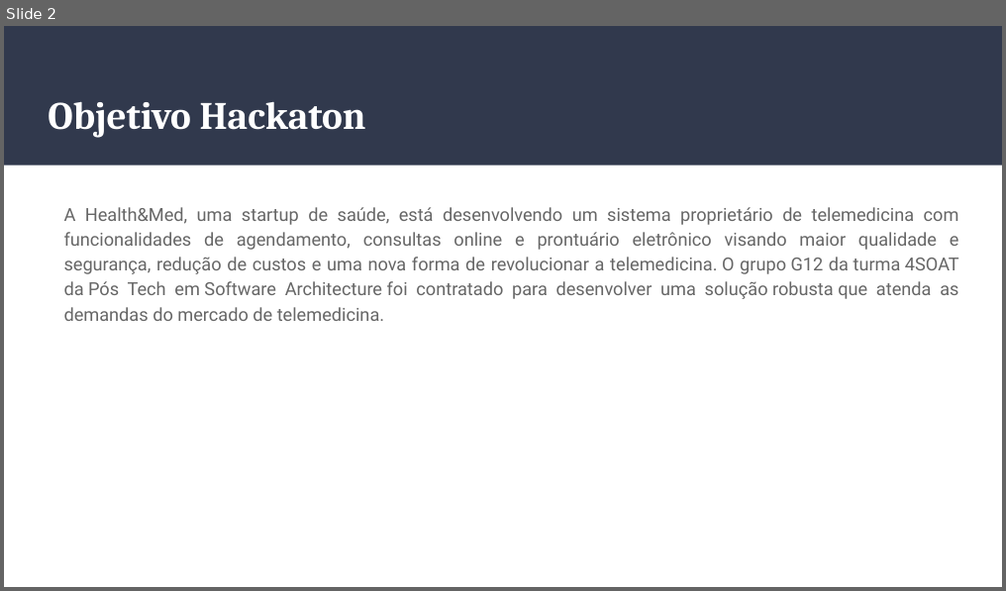
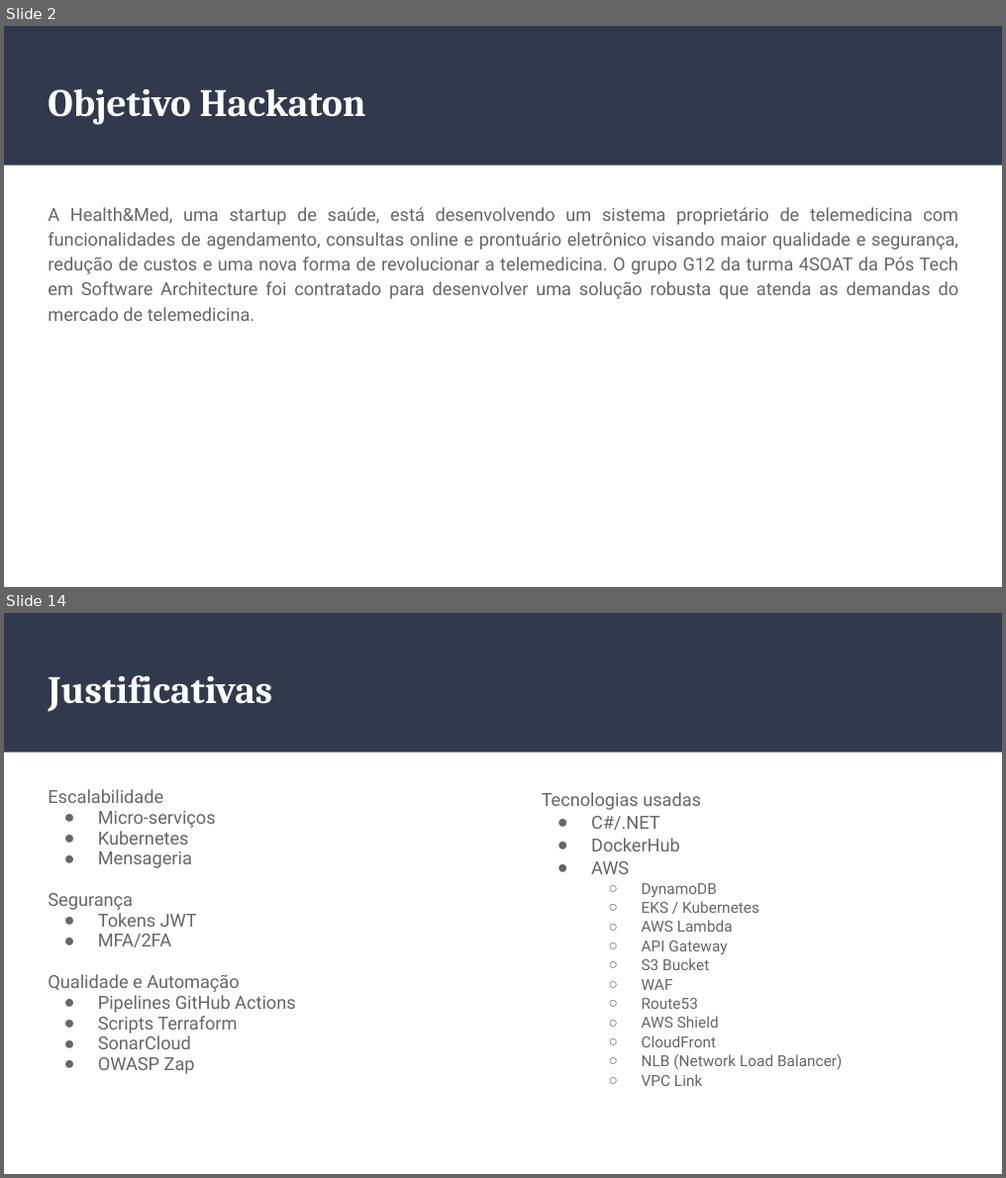
Before and after one commit to g12-4soat/techmedicos-docs, a slide deck: docs/Hackaton-TechMedicos.pptx. Shown one above the other, each under a label of ours: slide 2 before the commit, slides 2 and 14 after it; the slides between them are not shown. The pictures are 1006x591 and 1006x1178 pixels, drawn with LibreOffice and Linux fonts; fonts in the diff are those of the drawing. Boxes give left, top, right and bottom in pixels: in the first picture for what was removed or moved away, otherwise in the second. Text is boxed around its words. In the diff, an @@ line names an element or a change of style, - is before the commit and + after.

```diff
--- a/docs/Hackaton-TechMedicos.pptx
+++ b/docs/Hackaton-TechMedicos.pptx
@@ slide 14 added at [4, 613, 1002, 1174], background #FFFFFF; not listed: 1 template element that a slide beside it also shows @@
@@ title added at [48, 675, 272, 712], 28 pt, text #FFFFFF, bold @@
+Justificativas
@@ text added at [48, 789, 296, 1074], 13 pt, text #666666 @@
+Escalabilidade
+● Micro-serviços
+● Kubernetes
+● Mensageria
+Segurança
+● Tokens JWT
+● MFA/2FA
+Qualidade e Automação
+● Pipelines GitHub Actions
+● Scripts Terraform
+● SonarCloud
+● OWASP Zap
@@ text added at [542, 792, 842, 1086], 11 pt, text #666666 @@
+Tecnologias usadas
+● C#/.NET
+● DockerHub
+● AWS
+  ○ DynamoDB
+  ○ EKS / Kubernetes
+  ○ AWS Lambda
+  ○ API Gateway
+  ○ S3 Bucket
+  ○ WAF
+  ○ Route53
+  ○ AWS Shield
+  ○ CloudFront
+  ○ NLB (Network Load Balancer)
+  ○ VPC Link
@@ slide 2 changed as well @@
@@ title "Objetivo Hackaton": place and size @@
-title "Objetivo Hackaton" at [48, 101, 366, 138]
+title "Objetivo Hackaton" at [48, 88, 366, 125]
@@ text "A Health&Med, uma startup de ..." at [48, 207, 959, 321]: indent changed @@
```
Also in this commit, not shown: 2 other slides changed, 11 other slides added, 1 slide removed, 2 other files.
